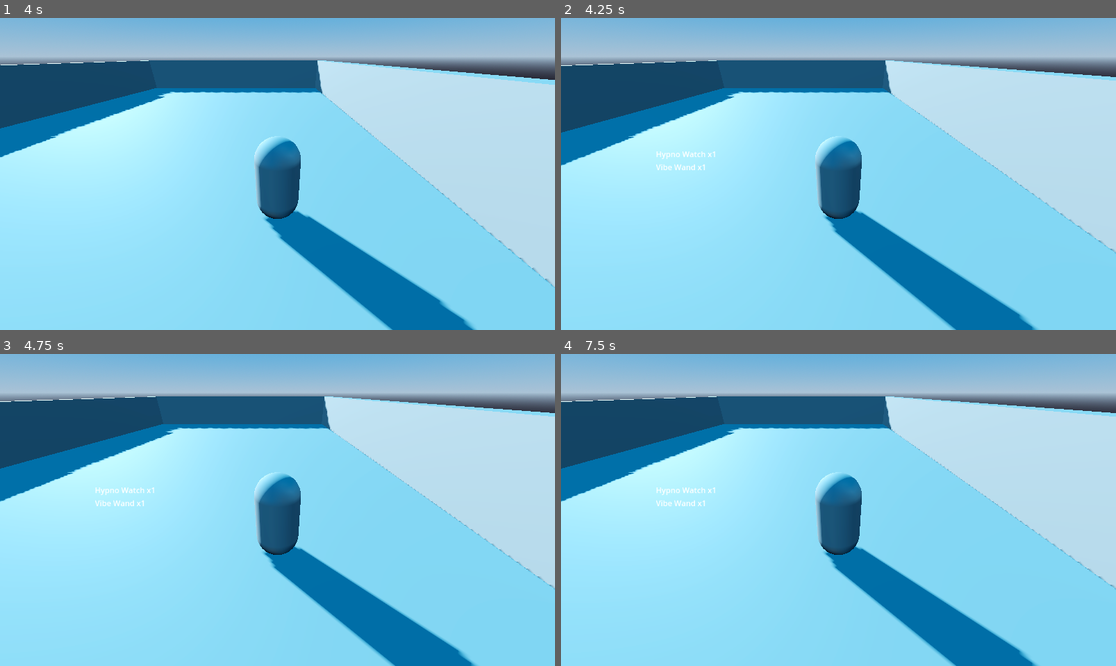
Above: before the commit, frames 1-4 (two rows, left to right).
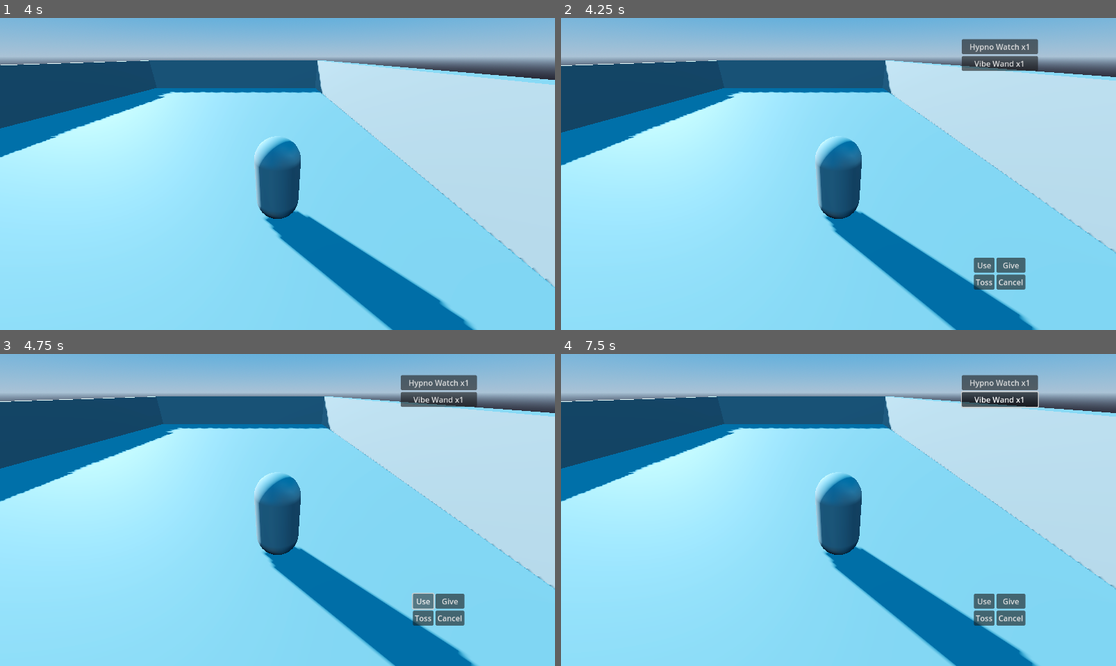
Above: after the commit, the same moments.

Repository: FreedominaStonyField/RPG_Inventory
Game: Godot game, scene res://level.tscn
Same seed, same stepped clock (60 frames per second), same inputs: the game is played once before the commit and once after it.
Inputs (mouse positions are in pixels of both pictures, inside the frame that each line leads up to):
- Up to frame 1 (4 s): tap Enter (ui_accept) at 0.5, 0.77, 1.52, 3.02, 3.77 s; hold D (move_right) 0.53-1.28 s; hold S (move_down) 1.28-2.03 s; hold D (move_right) 2.03-2.78 s; hold Up (ui_up) 2.78-3.53 s; hold A (move_left) from 3.53 s (still down)
- Up to frame 2 (4.25 s): keep holding A (move_left); tap I (open_inventory) at 4.15 s
- Up to frame 3 (4.75 s): release A (move_left) at 4.25 s; click (421, 600) at 4.25 s, where only the run after the commit has a clickable "Use"
- Up to frame 4 (7.5 s): click (1010, 600) at 5 s, where only the run after the commit has a clickable "Give"; click (982, 619) at 5.75 s, where only the run after the commit has a clickable "Toss"; click (1010, 619) at 6.5 s, where only the run after the commit has a clickable "Cancel"; click (999, 400) at 7.25 s, where only the run after the commit has a clickable "Vibe Wand x1"

Frame 1 is identical in both runs. In frame 2, 2.3% of the frame differs, in the area x 17-86%, y 6-88%; in frame 3, 2.4%; in frame 4, 2.5%, in the area x 17-87%, y 6-88%.

Commit message:
add the ability to remove items from inventory

Diff:
--- a/Inventory_Resource.gd
+++ b/Inventory_Resource.gd
@@ -49,3 +49,15 @@
 		_items.append(new_item)
 		amount_left_to_add -= new_item.quantity
 	inventory_changed.emit(self)
+
+
+func remove_item(item_name):
+	for i in _items:
+		#print(i)
+		print(i.item_reference.item_name)
+		if i.item_reference.item_name == item_name:
+			print(i.item_reference.item_name)
+			i.quantity -= 1
+			if i.quantity < 1:
+				_items.erase(i)
+	inventory_changed.emit(self)
--- a/UI.gd
+++ b/UI.gd
@@ -2,6 +2,7 @@
 
 @export var player_inventory:Inventory = Inventory.new()
 
+@onready var item_selection_list = $ScrollContainer/MarginContainer/ItemList
 
 func _ready():
 	player_inventory.connect('inventory_changed', update_ui)
@@ -9,16 +10,26 @@
 
 func _input(event):
 	if event.is_action_pressed("open_inventory"):
-		player_inventory.add_item("Hypno Watch", 1)
-		player_inventory.add_item("Vibe Wand", 1)
+
 		get_tree().paused = !get_tree().paused
 		visible = !visible
 
+	elif event.is_action_pressed("ui_up"):
+		player_inventory.add_item("Hypno Watch", 1)
+		player_inventory.add_item("Vibe Wand", 1)
+
+	elif event.is_action_pressed("ui_cancel"):
+
+		player_inventory.remove_item("Vibe Wand")
+		player_inventory.remove_item("VibeWand")
 func update_ui(inventory):
 
-	for i in $ScrollContainer/ItemList.get_children():
+	for i in item_selection_list.get_children():
 		i.queue_free()
 	for i in inventory._items:
-		var item_label = Label.new()
+		var item_label = Button.new()
+		item_label.toggle_mode = true
 		item_label.text = "{} x{}".format([i.item_reference.item_name, i.quantity], "{}")
-		$ScrollContainer/ItemList.add_child(item_label)
+
+
+		item_selection_list.add_child(item_label)
--- a/level.tscn
+++ b/level.tscn
@@ -68,18 +68,49 @@
 
 [node name="ScrollContainer" type="ScrollContainer" parent="Player/InventoryUI"]
 layout_mode = 0
-offset_left = 197.0
-offset_top = 93.0
-offset_right = 888.0
-offset_bottom = 500.0
+offset_left = 830.0
+offset_top = 42.0
+offset_right = 992.0
+offset_bottom = 449.0
 
-[node name="ItemList" type="VBoxContainer" parent="Player/InventoryUI/ScrollContainer"]
+[node name="MarginContainer" type="MarginContainer" parent="Player/InventoryUI/ScrollContainer"]
 layout_mode = 2
 size_flags_horizontal = 3
-size_flags_vertical = 3
+theme_override_constants/margin_left = 2
+theme_override_constants/margin_top = 2
+theme_override_constants/margin_right = 2
+theme_override_constants/margin_bottom = 2
+
+[node name="ItemList" type="VBoxContainer" parent="Player/InventoryUI/ScrollContainer/MarginContainer"]
+layout_mode = 2
 alignment = 1
 
-[node name="Label" type="Label" parent="Player/InventoryUI/ScrollContainer/ItemList"]
+[node name="Label" type="Label" parent="Player/InventoryUI/ScrollContainer/MarginContainer/ItemList"]
 layout_mode = 2
 text = "Item*Amount"
 horizontal_alignment = 1
+
+[node name="ActionSelectionMenu" type="GridContainer" parent="Player/InventoryUI"]
+layout_mode = 0
+offset_left = 857.0
+offset_top = 498.0
+offset_right = 964.0
+offset_bottom = 564.0
+columns = 2
+
+[node name="Button" type="Button" parent="Player/InventoryUI/ActionSelectionMenu"]
+layout_mode = 2
+text = "Use
+"
+
+[node name="Button2" type="Button" parent="Player/InventoryUI/ActionSelectionMenu"]
+layout_mode = 2
+text = "Give"
+
+[node name="Button3" type="Button" parent="Player/InventoryUI/ActionSelectionMenu"]
+layout_mode = 2
+text = "Toss"
+
+[node name="Button4" type="Button" parent="Player/InventoryUI/ActionSelectionMenu"]
+layout_mode = 2
+text = "Cancel"
